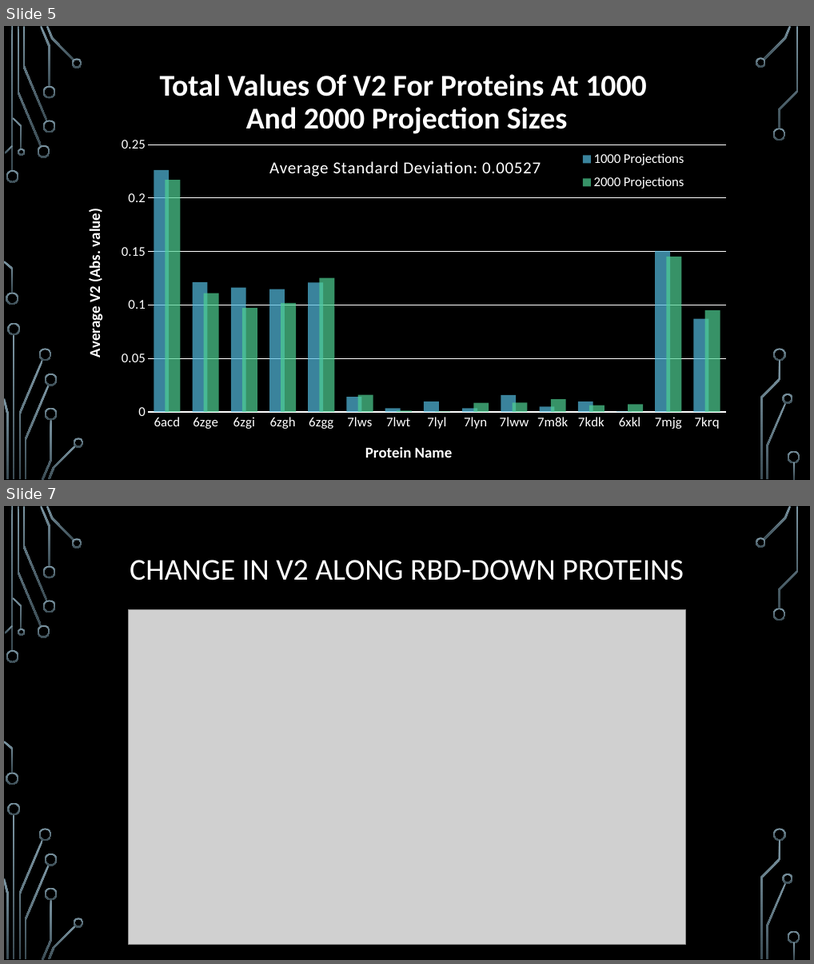
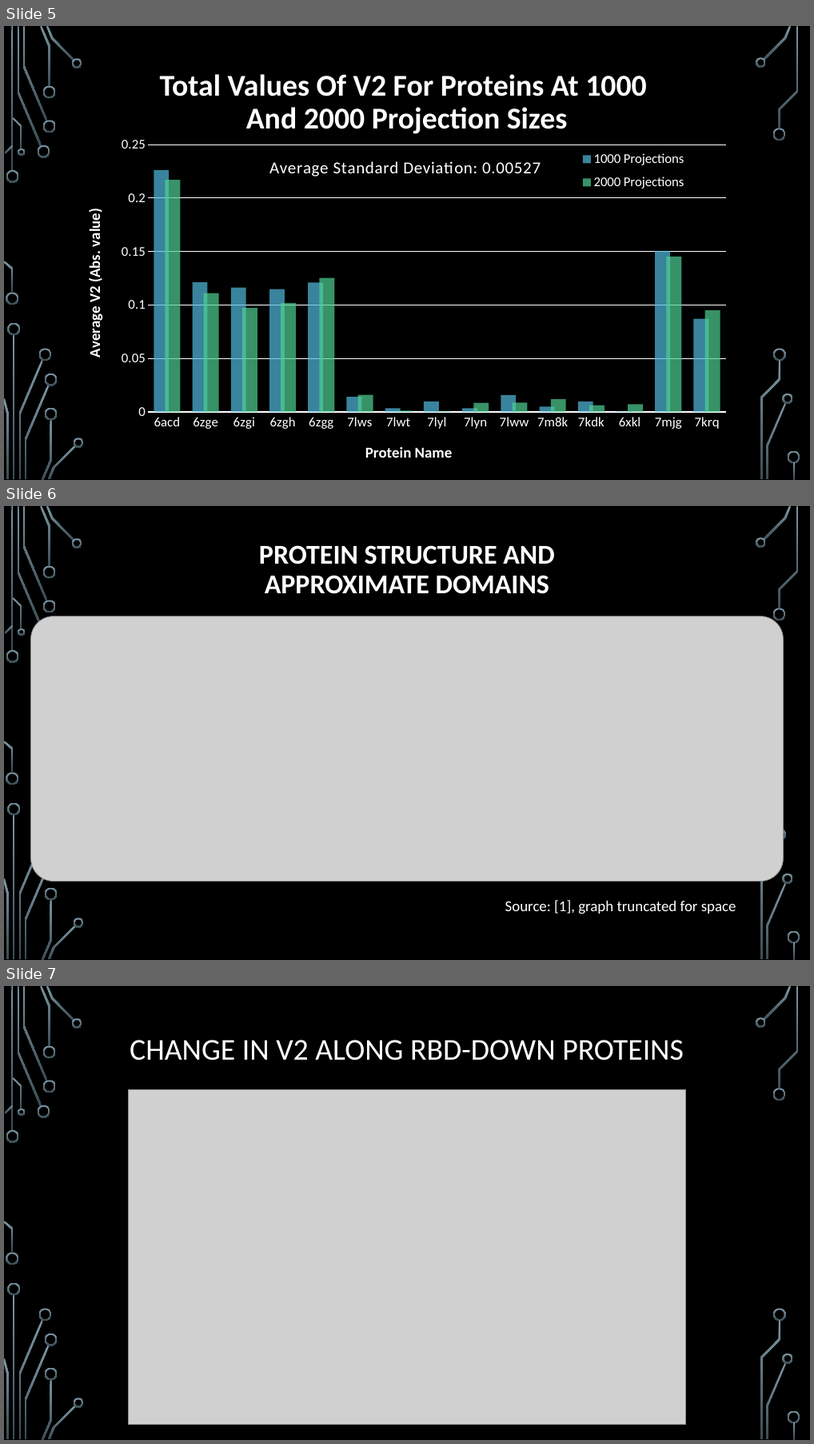
Before and after one commit to MiddlebrookJF/iCompBio-Summer2021, a slide deck: Vas-Data/FinalPresentation.pptx. Shown one above the other, each under a label of ours: slides 5 and 7 before the commit, slides 5, 6 and 7 after it; the slides between them are not shown. The pictures are 814x964 and 814x1444 pixels, drawn with LibreOffice and Linux fonts; fonts in the diff are those of the drawing; grey boxes stand for pictures; background and template pictures are left out. Boxes give left, top, right and bottom in pixels: in the first picture for what was removed or moved away, otherwise in the second. Text is boxed around its words. In the diff, an @@ line names an element or a change of style, - is before the commit and + after.

```diff
--- a/Vas-Data/FinalPresentation.pptx
+++ b/Vas-Data/FinalPresentation.pptx
@@ slide 6 added at <box>4,506,810,960</box>, background picture (left out); not listed: 33 template elements that a slide beside it also shows @@
@@ title added at <box>259,545,554,594</box>, 32.4 pt, text #FFFFFF, bold @@
+PROTEIN STRUCTURE AND
+APPROXIMATE DOMAINS
@@ picture added at <box>30,616,784,881</box> @@
@@ text added at <box>506,900,737,914</box>, 18 pt, text #FFFFFF @@
+Source: [1], graph truncated for space
```
Also in this commit, not shown: 1 slide changed, 1 slide removed, 18 other files.
